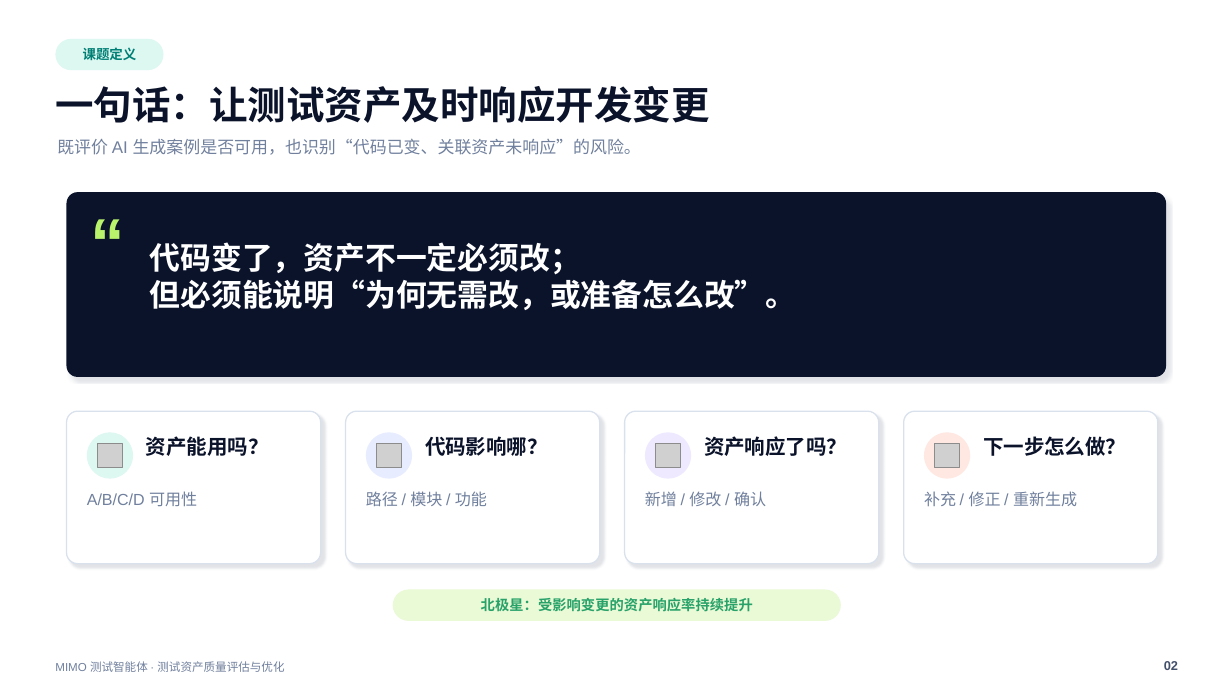
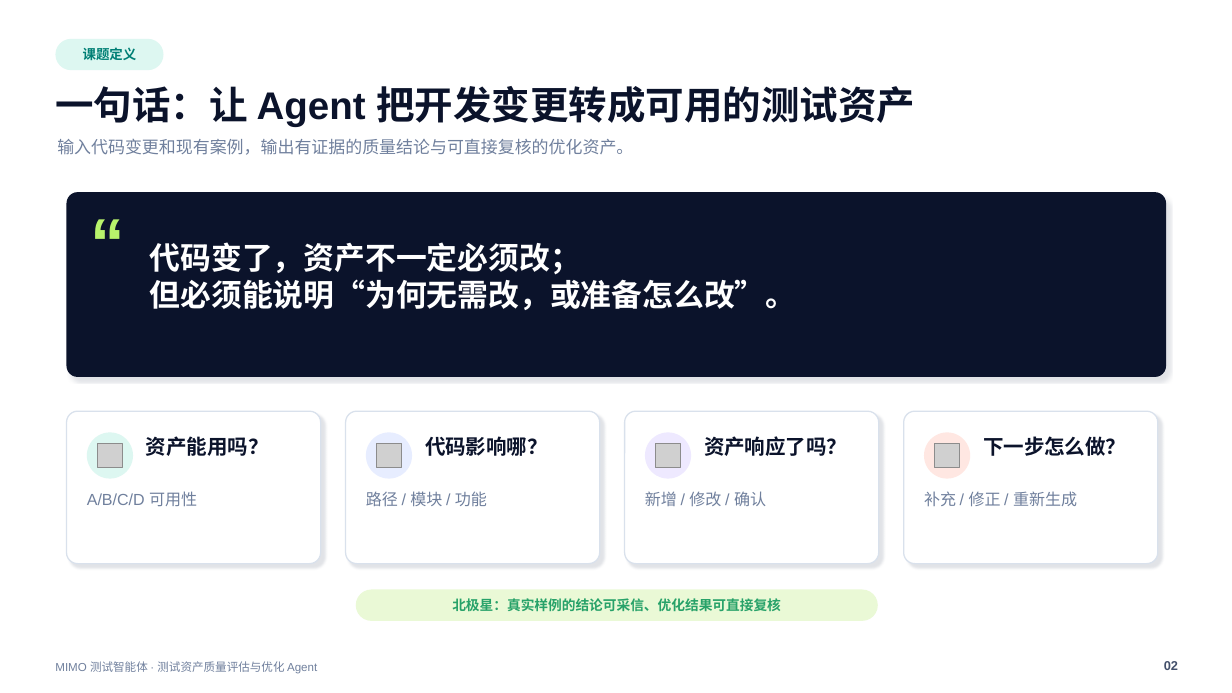
Before and after one commit to RKK222/intelligent-test-agent, a slide deck: slide 2 of artifacts/ai-case-usability-opening/面向开发变更的测试资产质量评估与优化-开题汇报.pptx. Drawn at 1232x693 pixels with LibreOffice and Linux fonts; fonts in the diff are those of the drawing; grey boxes stand for pictures. Boxes give left, top, right and bottom in pixels: in the first picture for what was removed or moved away, otherwise in the second. Text is boxed around its words. In the diff, an @@ line names an element or a change of style, - is before the commit and + after.

Commit message:
收敛测试资产课题为Agent与技能交付

```diff
--- a/artifacts/ai-case-usability-opening/面向开发变更的测试资产质量评估与优化-开题汇报.pptx
+++ b/artifacts/ai-case-usability-opening/面向开发变更的测试资产质量评估与优化-开题汇报.pptx
@@ text at <box>55,86,915,127</box>: text changed @@
-一句话：让测试资产及时响应开发变更
+一句话：让 Agent 把开发变更转成可用的测试资产
@@ text at <box>57,139,633,155</box>: text changed @@
-既评价 AI 生成案例是否可用，也识别“代码已变、关联资产未响应”的风险。
+输入代码变更和现有案例，输出有证据的质量结论与可直接复核的优化资产。
@@ rounded rectangle: place and size @@
-rounded rectangle at <box>393,590,841,621</box>
+rounded rectangle at <box>356,590,878,621</box>
@@ text at <box>452,598,781,612</box>: text changed; size 11.1 to 10.7 pt @@
-北极星：受影响变更的资产响应率持续提升
+北极星：真实样例的结论可采信、优化结果可直接复核
@@ text at <box>55,661,317,674</box>: text changed @@
-MIMO 测试智能体 · 测试资产质量评估与优化
+MIMO 测试智能体 · 测试资产质量评估与优化 Agent
```
Also in this commit, not shown: 8 other slides changed, 1 slide removed, 3 other files.
